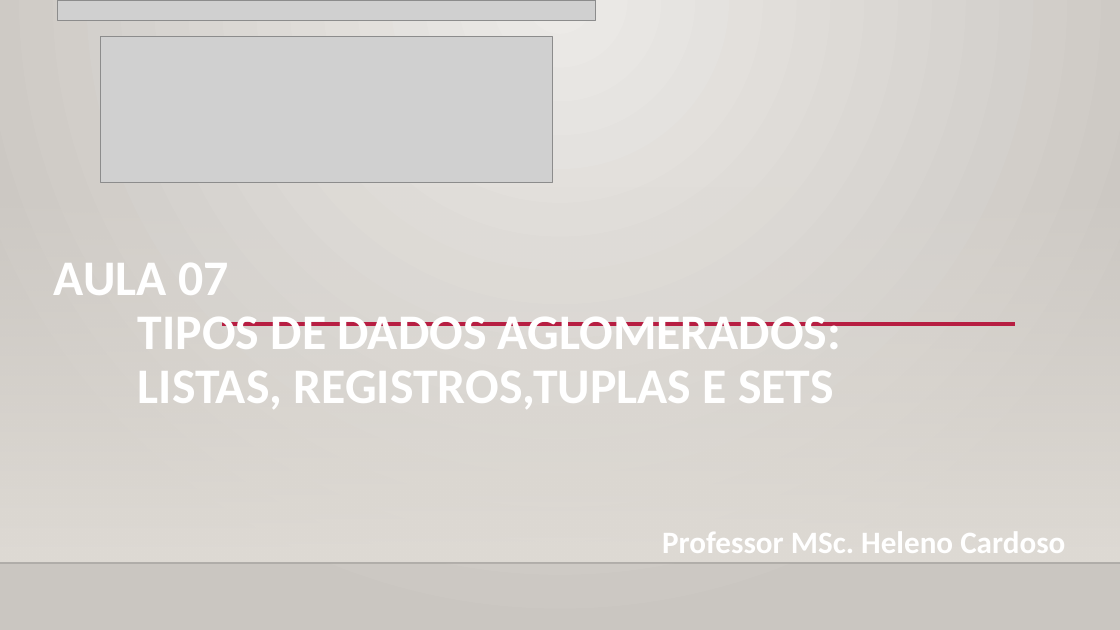
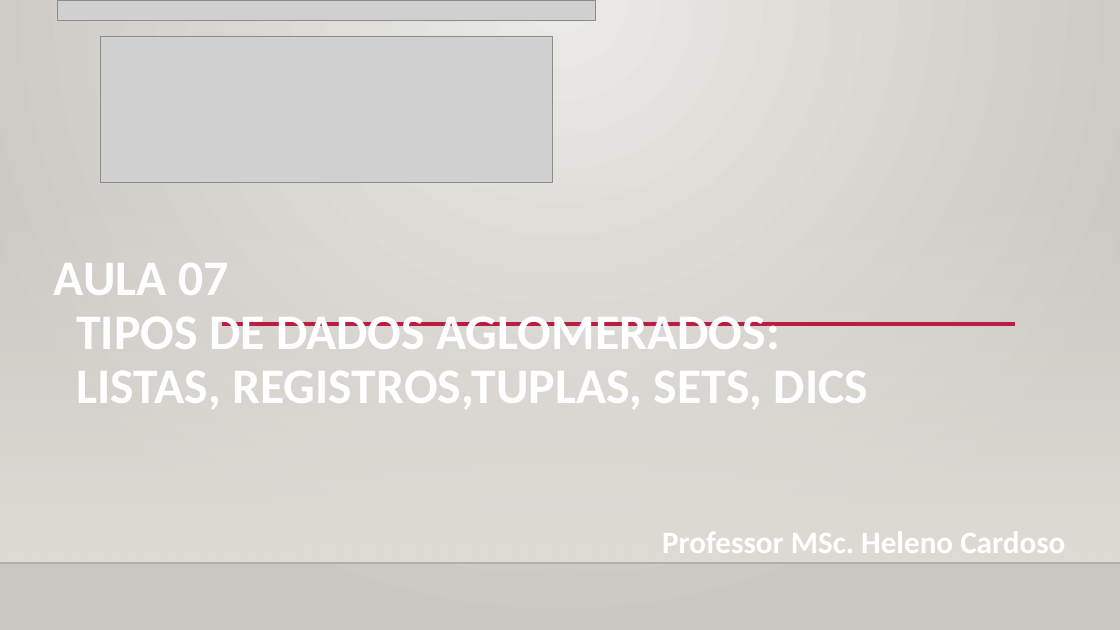
Before and after one commit to CloudEducationBrazil/WydenUniRuyPythonRAD, a slide deck: slide 2 of 01 Classes/Aula 07 RAD Python - Tipos de Dados Aglomerados.pptx. Drawn at 1120x630 pixels with LibreOffice and Linux fonts; fonts in the diff are those of the drawing; grey boxes stand for pictures; background and template pictures are left out. Boxes give left, top, right and bottom in pixels: in the first picture for what was removed or moved away, otherwise in the second. Text is boxed around its words. In the diff, an @@ line names an element or a change of style, - is before the commit and + after.

Commit message:
Aula 7 ppt, cod vetor - 26092022

```diff
--- a/01 Classes/Aula 07 RAD Python - Tipos de Dados Aglomerados.pptx
+++ b/01 Classes/Aula 07 RAD Python - Tipos de Dados Aglomerados.pptx
@@ title at (x1=54, y1=263, x2=868, y2=409): text changed @@
-AULA 07
-TIPOS DE DADOS AGLOMERADOS:
-LISTAS, REGISTROS,TUPLAS E SETS
+AULA 07
+TIPOS DE DADOS AGLOMERADOS:
+LISTAS, REGISTROS,TUPLAS, SETS, DICS
```
Also in this commit, not shown: 6 other slides changed, 1 slide added, 2 other files.
